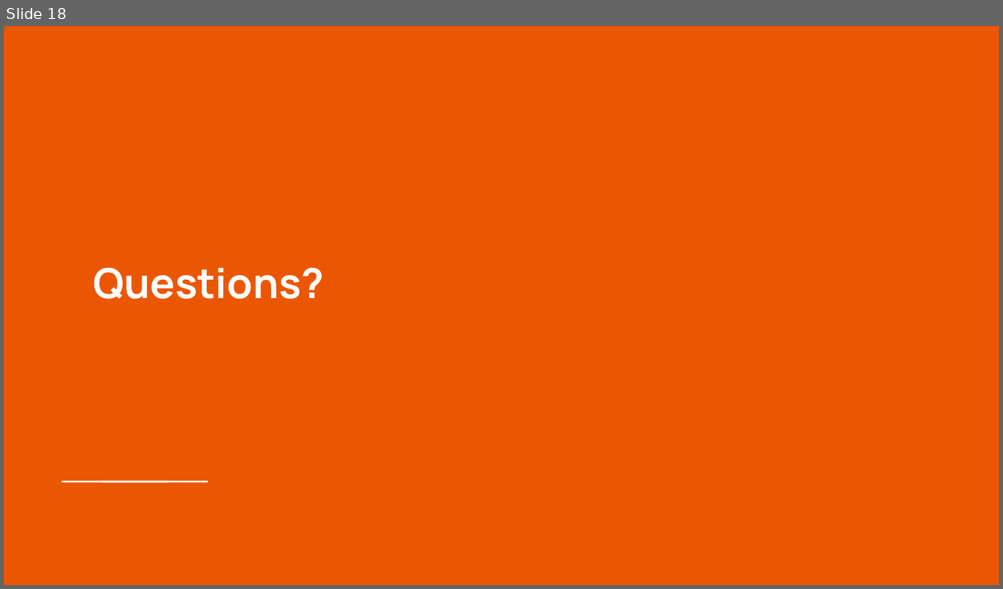
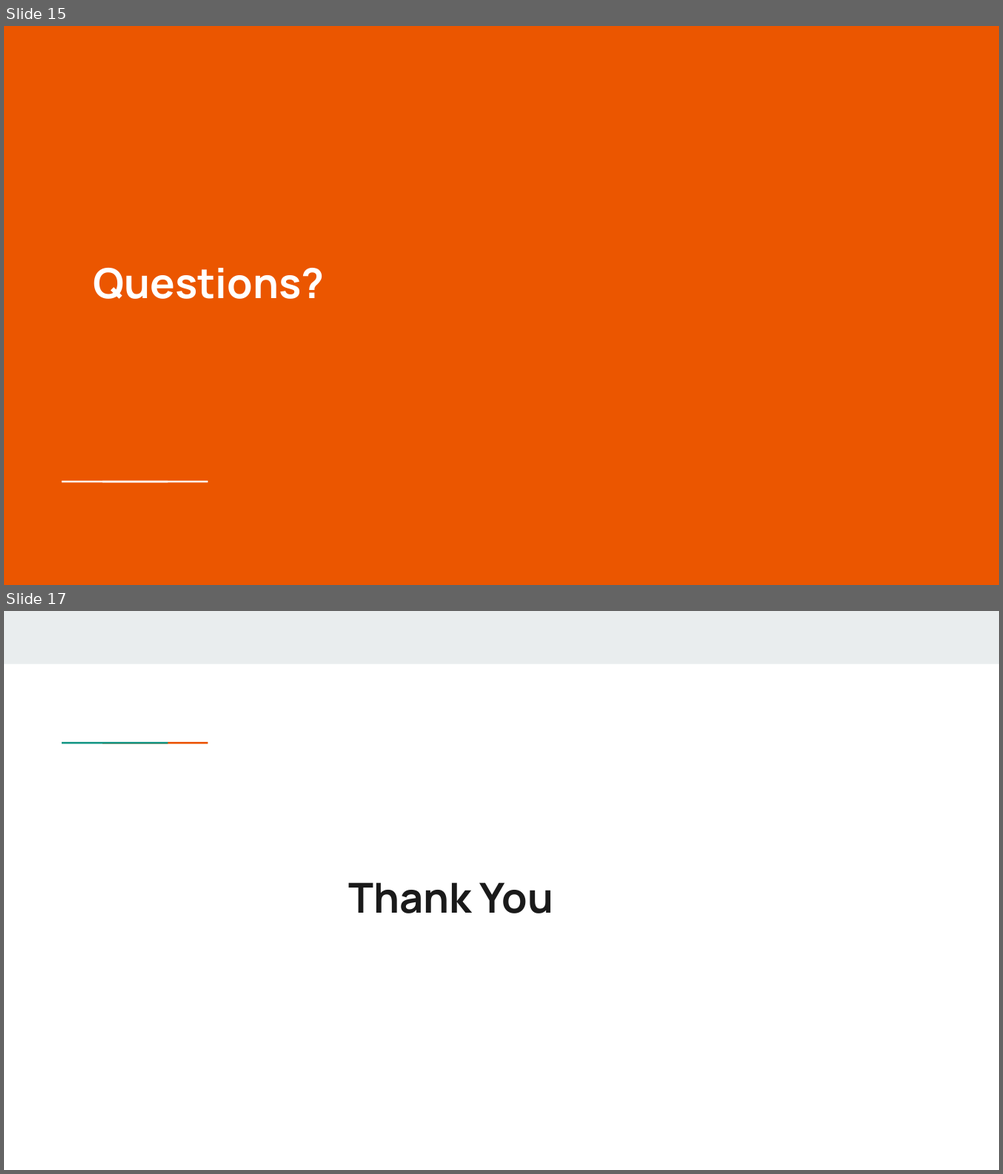
Before and after one commit to Jarney903/Red-ProjectHub, a slide deck: Presentation/Presentation1.pptx. Shown one above the other, each under a label of ours: slide 18 before the commit, slides 15 and 17 after it; the slides between them are not shown. The pictures are 1003x589 and 1003x1174 pixels, drawn with LibreOffice and Linux fonts; fonts in the diff are those of the drawing. Boxes give left, top, right and bottom in pixels: in the first picture for what was removed or moved away, otherwise in the second. Text is boxed around its words. In the diff, an @@ line names an element or a change of style, - is before the commit and + after.

```diff
--- a/Presentation/Presentation1.pptx
+++ b/Presentation/Presentation1.pptx
@@ slide 17 added at <box>4,611,999,1170</box>, background #FFFFFF @@
@@ rectangle added at <box>4,611,999,664</box>, fill #E9EDEE @@
@@ rectangle added at <box>94,741,135,745</box>, fill #1A9988 @@
@@ rectangle added at <box>134,741,175,745</box>, fill #EB5600 @@
@@ title added at <box>348,883,553,914</box>, 30 pt, text #1A1A1A, bold @@
+Thank You
@@ what was slide 18 is now slide 15 @@
```
Also in this commit, not shown: 1 slide changed, 5 other slides added, 8 slides removed.
